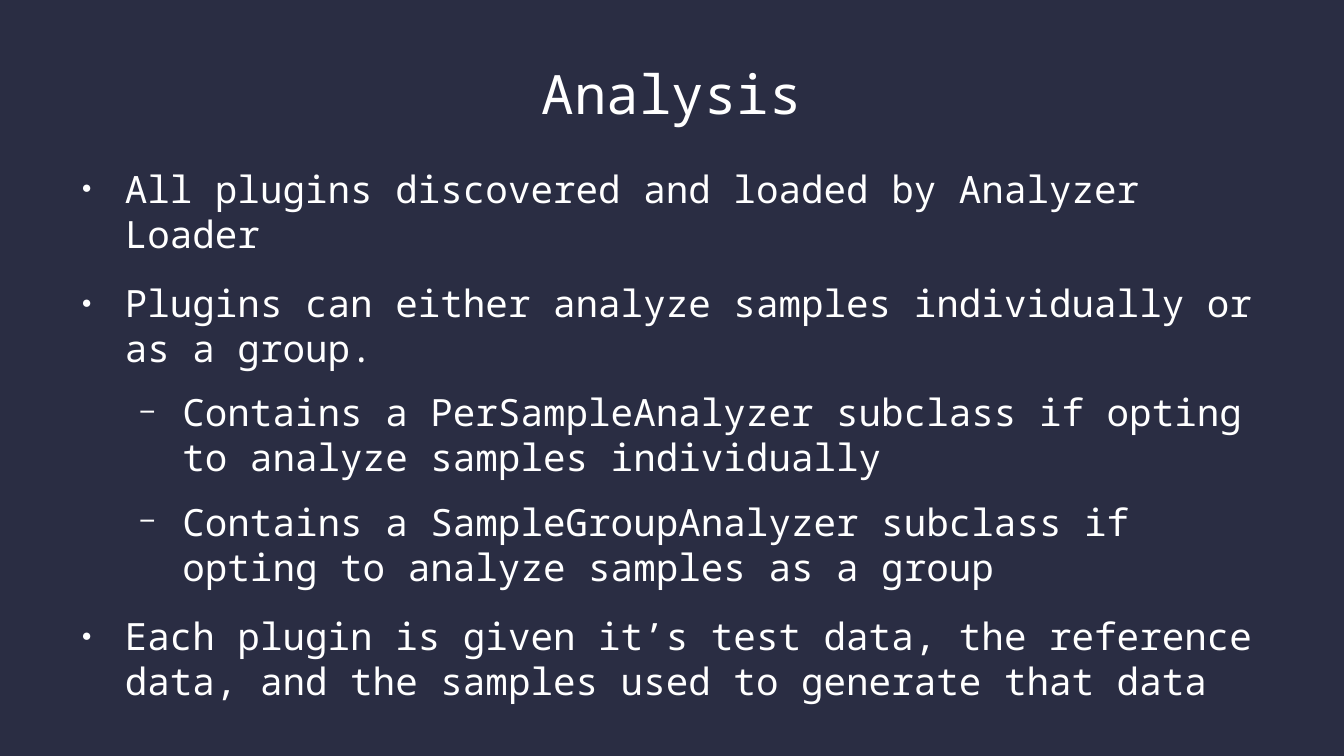
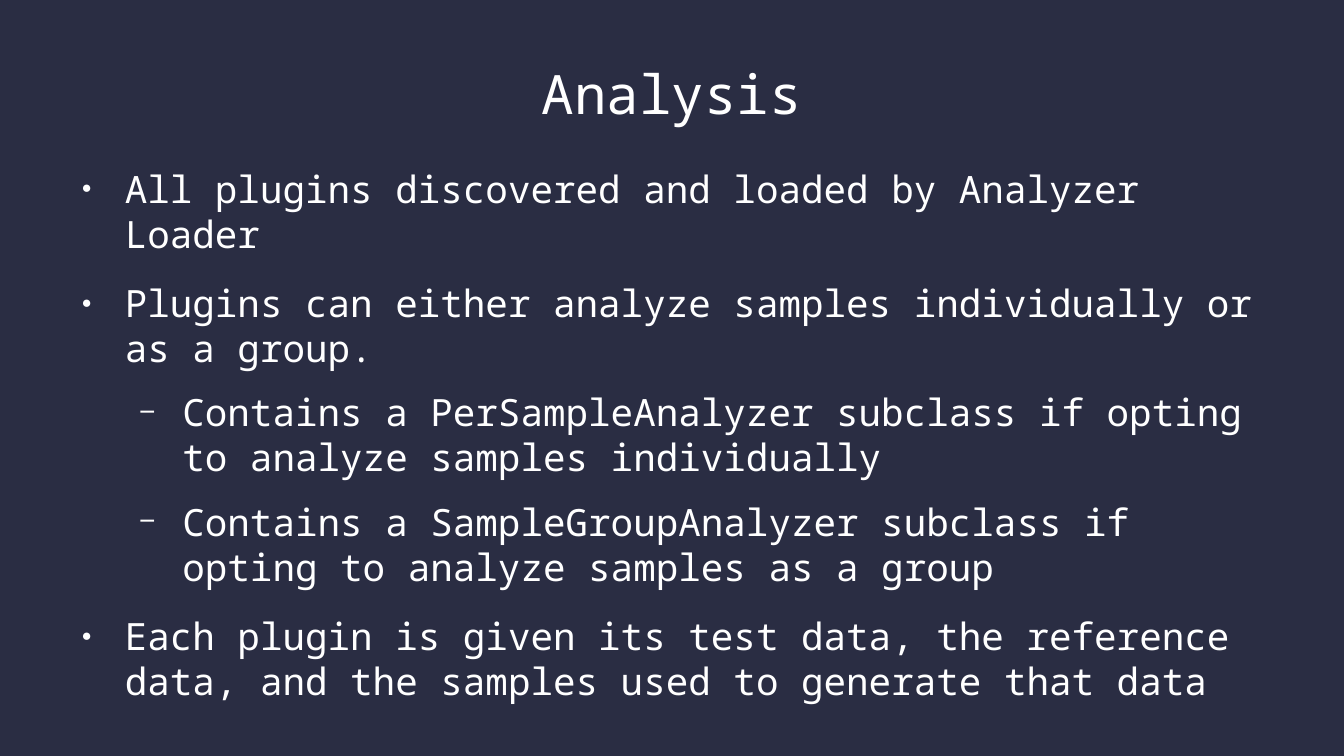
Before and after one commit to SamAllen06/lake_temp_work, a slide deck: slide 17 of documentation/lake_temperature.odp (slide 19 before the commit). Drawn at 1344x756 pixels with LibreOffice and Linux fonts; fonts in the diff are those of the drawing. Boxes give left, top, right and bottom in pixels: in the first picture for what was removed or moved away, otherwise in the second. Text is boxed around its words. In the diff, an @@ line names an element or a change of style, - is before the commit and + after.

Commit message:
Start working towards netcdf output plugin

```diff
--- a/documentation/lake_temperature.odp
+++ b/documentation/lake_temperature.odp
@@ text at (x1=125, y1=621, x2=1230, y2=704): text changed @@
-● Each plugin is given it’s test data, the reference data, and the samples used to generate that data
+● Each plugin is given its test data, the reference data, and the samples used to generate that data
```
Also in this commit, not shown: 14 other slides changed, 1 slide added, 1 slide removed, 4 other files.
